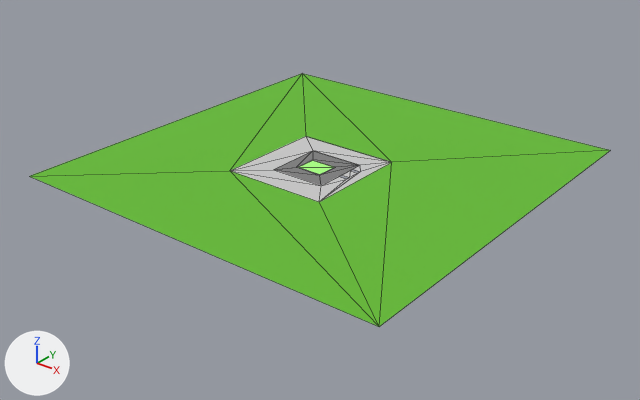
A saved change to the glTF model assets/glTF200/untitled.glb.
One viewpoint serves both versions: a camera (50 mm lens) standing at (195.0, -249.0, 137.0) and looking at (1.0, -7.0, -13.0). The lights are fixed; the arrows at lower left show +X, +Y and +Z. Mesh edges are drawn as thin lines. Where no turn or scale is listed for an object, it has been applied to the vertices. Vertices at the same position are counted once.
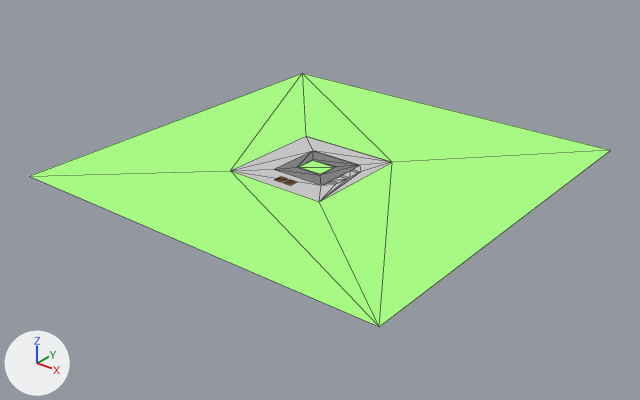
Where the newer file only moved an object's origin or applied its transform, the numbers keep the older frame.

What differs and where, as boxes [x1, y1, x2, y2] in the pictures (640 x 400 px; the box of a moved part takes in the faces that stretch with it):
'Plane.027', recoloured: [30, 73, 611, 327] in both
'Plane.003', added: after [274, 176, 288, 182]
'Plane.001', added: after [283, 179, 296, 185]
part 1 of me_plane_031, moved or reshaped: [230, 136, 391, 202] in both

The change, as a diff of the scene's bpy script:
```diff
--- a/assets/glTF200/untitled.glb.py
+++ b/assets/glTF200/untitled.glb.py
@@ mat_material_012 @@
+mat_material_012 = principled_material('Material.012')
+mat_material_012.base_color = (0.288, 0.127, 0.0162)  # brown #926422
+mat_material_012.metallic = 1.0
@@ mat_material_008 @@
+mat_material_008 = principled_material('Material.008')
+mat_material_008.base_color = (0.288, 0.127, 0.0162)  # brown #926422
+mat_material_008.metallic = 1.0
@@ me_plane_029 @@
 me_plane_029.from_pydata(...)  # 8 vertices, 8 faces; spans x -80.0..80.0, y -80.0..80.0, z 0.0
-me_plane_029.materials.append(mat_plant_green_002)  # green #65bc33
+me_plane_029.materials.append(mat_grass_003)  # green #7eec35
@@ me_plane_031 @@
 # used by ob_plane_015; location = (-3.1, -6.9, -0.1)
-me_plane_031.from_pydata(...)  # 16 vertices, 20 faces; spans x -21.7..21.7, y -22.6..22.6, z 0.0
+me_plane_031.from_pydata(...)  # 22 vertices, 28 faces; spans x -32.1..11.4, y -22.0..23.1, z 0.0
+# me_plane_031 part 1: the whole mesh is rebuilt
 me_plane_031.materials.append(mat_road_side)
@@ me_plane_036 @@
+me_plane_036.from_pydata([(-1.84, -2.08, 0.0), (1.84, -2.08, 0.0), (-1.84, 2.08, 0.0), (1.84, 2.08, 0.0)], [], [(0, 1, 3), (0, 3, 2)])
+me_plane_036.materials.append(mat_material_012)  # brown #926422
@@ me_plane_034 @@
+me_plane_034.from_pydata([(-1.85, -2.09, 0.0), (1.85, -2.09, 0.0), (-1.85, 2.09, 0.0), (1.85, 2.09, 0.0)], [], [(0, 1, 3), (0, 3, 2)])
+me_plane_034.materials.append(mat_material_008)  # brown #926422
@@ ob_plane_003 @@
+ob_plane_003 = bpy.data.objects.new('Plane.003', me_plane_036)
+ob_plane_003.location = (-4.4, -23.5, 0.0)
@@ ob_plane_001 @@
+ob_plane_001 = bpy.data.objects.new('Plane.001', me_plane_034)
+ob_plane_001.location = (0.0, -23.5, 0.0)
```
